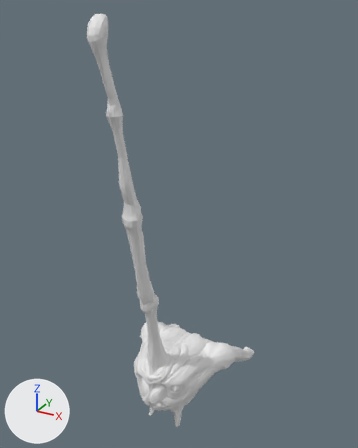
Two versions of the Blender file Two Wheeled Creature/Assets/Models/Creature/Creature.blend, one commit apart.
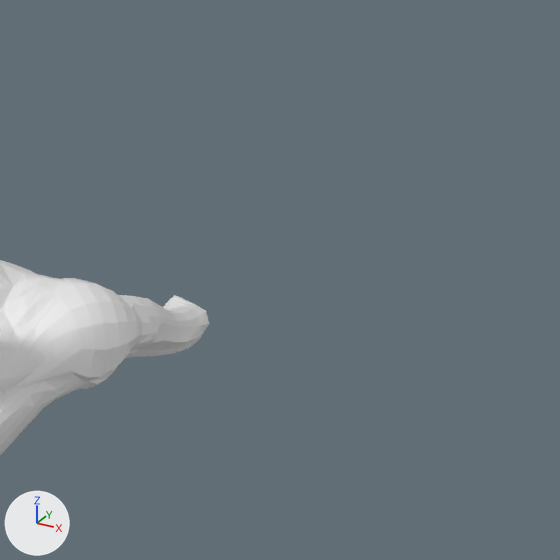
The first picture shows the older version from a 50 mm lens placed at (2.91, -5.35, 5.66), pointed at (-0.02, -0.02, 3.0). The close-ups show both versions on the part from 57% to 95% of the width and 61% to 92% of the height of that picture; other places that the commit changed are outside them. Every picture has the same lights, and +X, +Y and +Z are marked at lower left.

The first close-up shows 'Creature'.
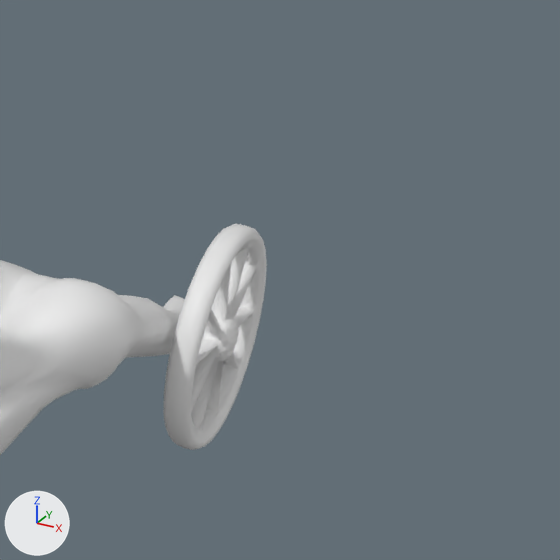
What differs and where, as boxes (x1, y1, x2, y2) in the close-ups (560 x 560 px):
'Wheel', added: after (163, 224, 267, 450)

Diff of the bpy script that builds the scene:
```diff
--- a/Two Wheeled Creature/Assets/Models/Creature/Creature.blend.py
+++ b/Two Wheeled Creature/Assets/Models/Creature/Creature.blend.py
@@ me_wheel @@
+me_wheel.from_pydata(...)  # 1392 vertices, 1440 faces; spans x -0.174..0.076, y -0.45..0.45, z -0.447..0.447
+me_wheel.polygons.foreach_set('use_smooth', [True] * 1440)
@@ ob_wheel @@
+ob_wheel = bpy.data.objects.new('Wheel', me_wheel)
+ob_wheel.location = (0.848, 1.0, 0.437)
```
